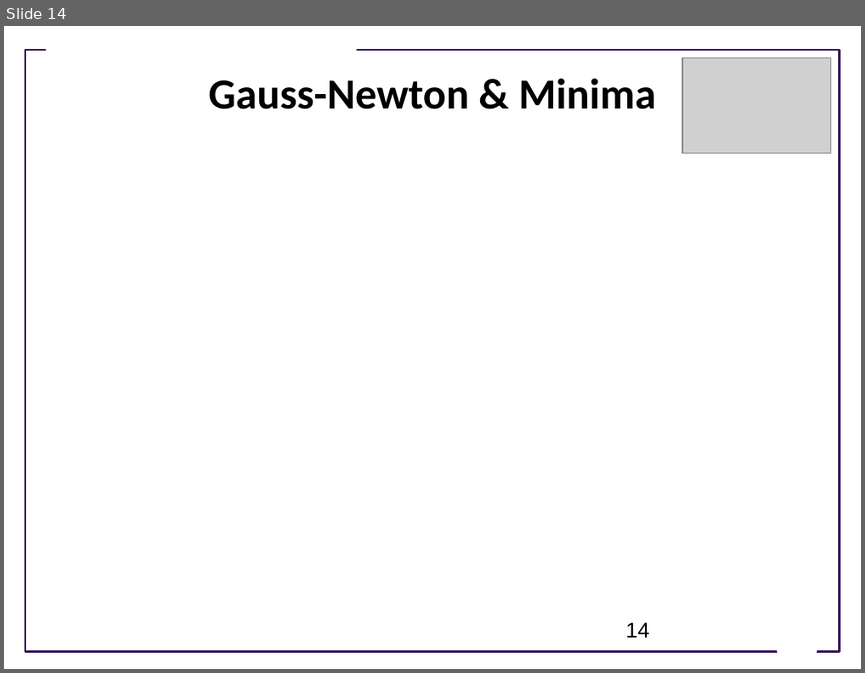
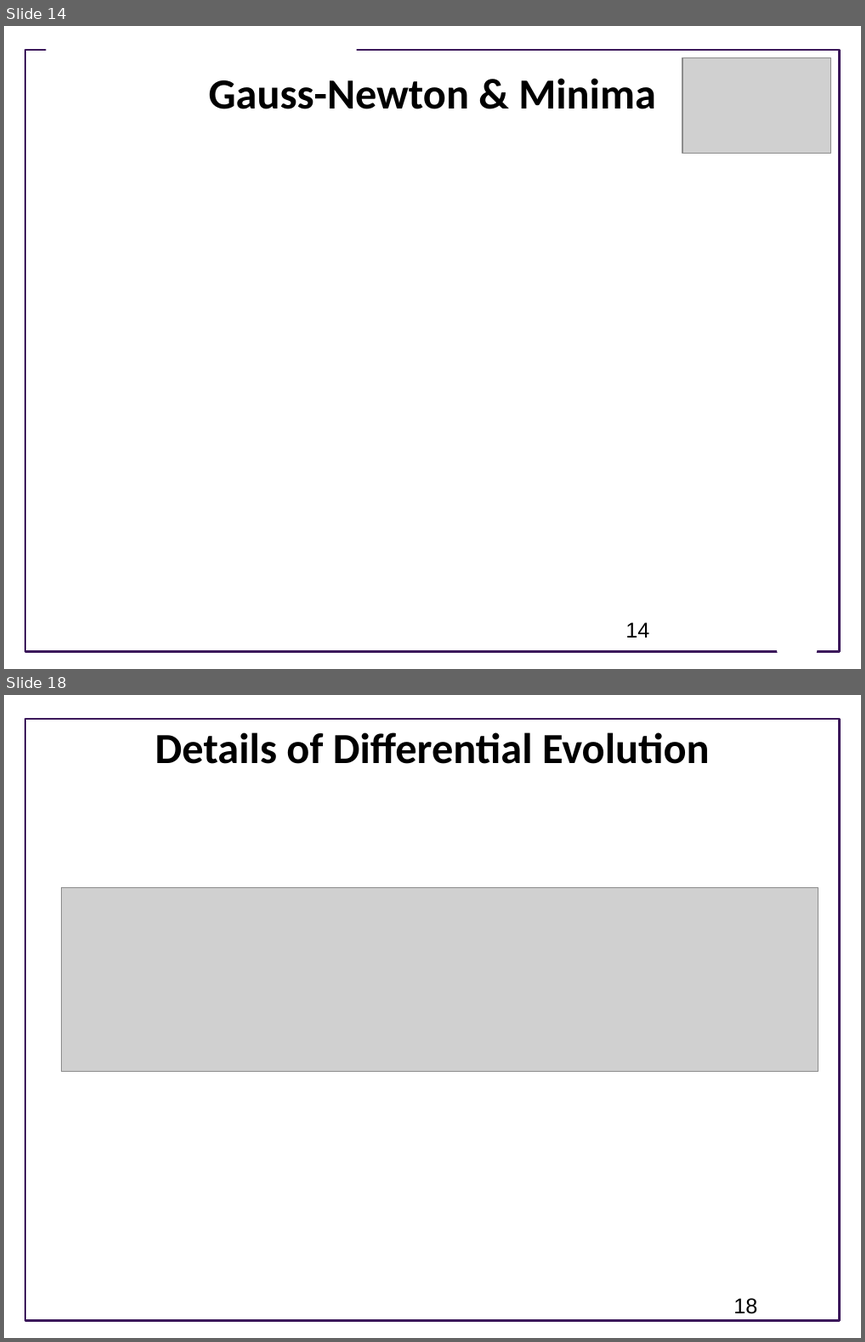
Before and after one commit to ModelEngineering/advancing-biomedical-models, a slide deck: lectures/lecture_8/Lecture_8_Model_Fitting_Optimization_Techniques.pptx. Shown one above the other, each under a label of ours: slide 14 before the commit, slides 14 and 18 after it; the slides between them are not shown. The pictures are 865x673 and 865x1342 pixels, drawn with LibreOffice and Linux fonts; fonts in the diff are those of the drawing; grey boxes stand for pictures; background and template pictures are left out. Boxes give left, top, right and bottom in pixels: in the first picture for what was removed or moved away, otherwise in the second. Text is boxed around its words. In the diff, an @@ line names an element or a change of style, - is before the commit and + after.

```diff
--- a/lectures/lecture_8/Lecture_8_Model_Fitting_Optimization_Techniques.pptx
+++ b/lectures/lecture_8/Lecture_8_Model_Fitting_Optimization_Techniques.pptx
@@ slide 18 added at box(4, 695, 861, 1338), background #FFFFFF; not listed: 1 template element that a slide beside it also shows @@
@@ title added at box(155, 732, 710, 764), 36 pt, text #000000, bold @@
+Details of Differential Evolution
@@ picture added at box(62, 888, 818, 1072) @@
@@ page number added at box(733, 1298, 757, 1314), 18 pt, text #000000 @@
+18
```
Also in this commit, not shown: 8 other slides added, 2 slides removed.
